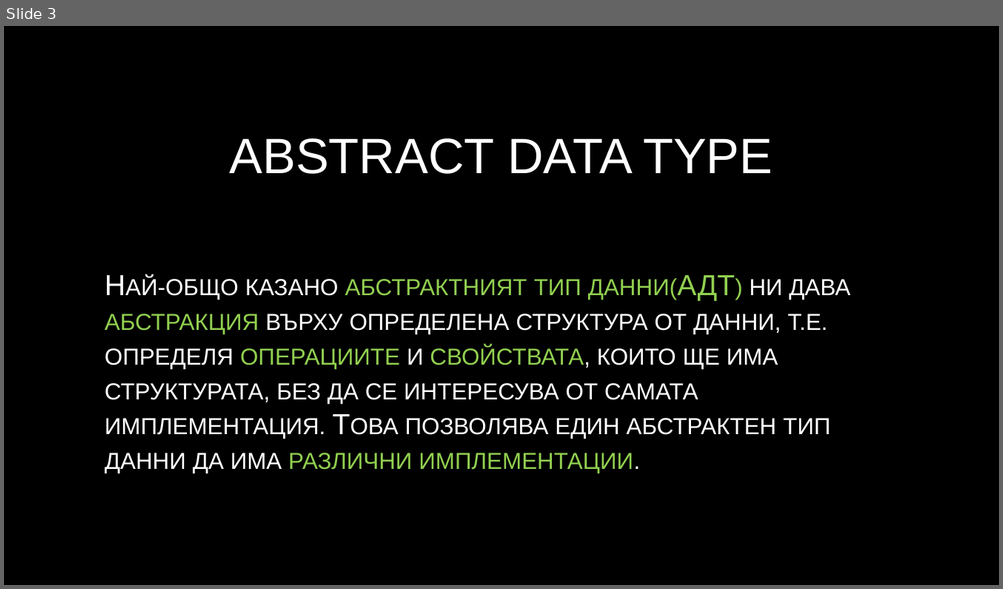
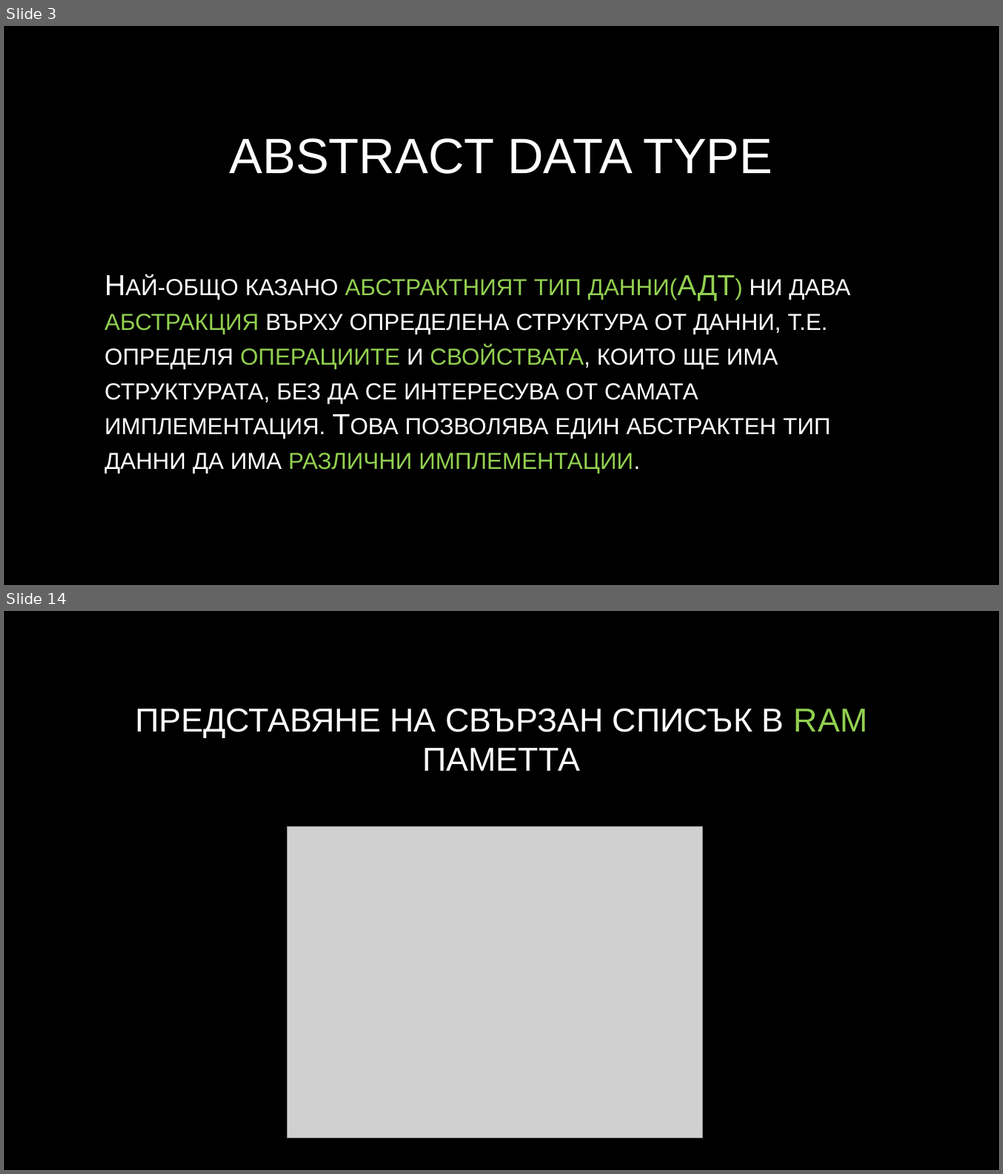
Before and after one commit to velizar92/CSharp-Programming-Presentations, a slide deck: Linear Data Structures.pptx. Shown one above the other, each under a label of ours: slide 3 before the commit, slides 3 and 14 after it; the slides between them are not shown. The pictures are 1003x589 and 1003x1174 pixels, drawn with LibreOffice and Linux fonts; fonts in the diff are those of the drawing; grey boxes stand for pictures; background and template pictures are left out. Boxes give left, top, right and bottom in pixels: in the first picture for what was removed or moved away, otherwise in the second. Text is boxed around its words. In the diff, an @@ line names an element or a change of style, - is before the commit and + after.

```diff
--- a/Linear Data Structures.pptx
+++ b/Linear Data Structures.pptx
@@ slide 14 added at (4,611,999,1170), background picture (left out) @@
@@ title added at (135,708,868,771), 32 pt, text gradient #FFFFFF to #A6A6A6 @@
+ПРЕДСТАВЯНЕ НА СВЪРЗАН СПИСЪК В RAM ПАМЕТТА
@@ picture added at (287,827,702,1139) @@
```
Also in this commit, not shown: 6 slides changed, 5 other slides added.
